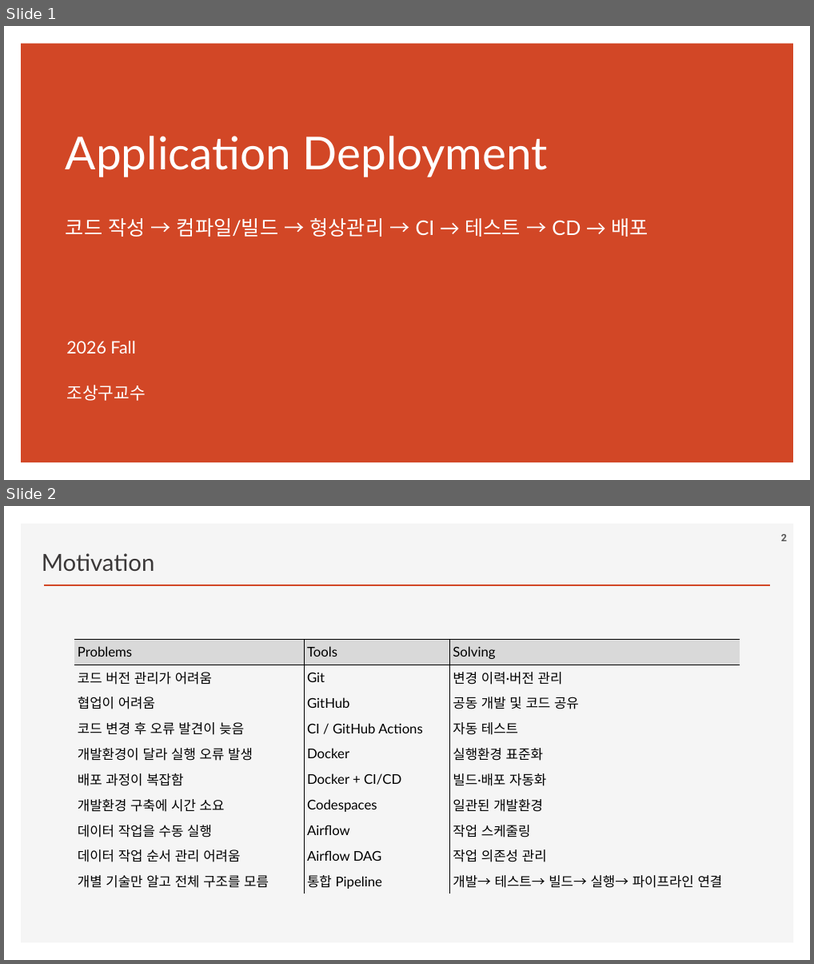
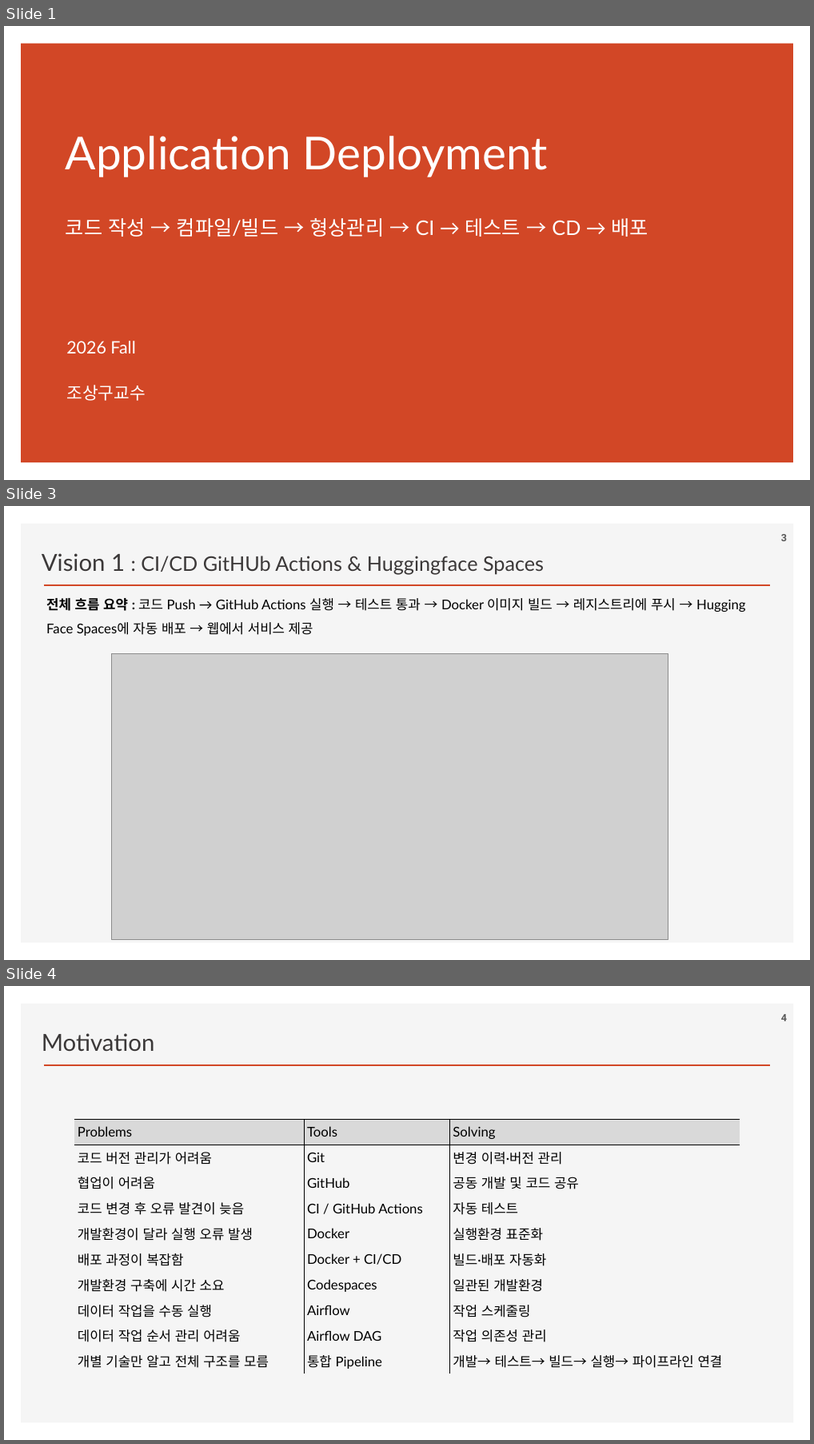
Before and after one commit to ancestor9/2026_Fall_AI-Workflow, a slide deck: PPTs/00_App Deployment.pptx. Shown one above the other, each under a label of ours: slides 1 and 2 before the commit, slides 1, 3 and 4 after it; the slides between them are not shown. The pictures are 814x964 and 814x1444 pixels, drawn with LibreOffice and Linux fonts; fonts in the diff are those of the drawing; grey boxes stand for pictures; background and template pictures are left out. Boxes give left, top, right and bottom in pixels: in the first picture for what was removed or moved away, otherwise in the second. Text is boxed around its words. In the diff, an @@ line names an element or a change of style, - is before the commit and + after.

```diff
--- a/PPTs/00_App Deployment.pptx
+++ b/PPTs/00_App Deployment.pptx
@@ slide 3 added at bbox=[4, 506, 810, 960], background #FFFFFF; not listed: 2 template elements that a slide beside it also shows @@
@@ text added at bbox=[42, 553, 544, 574], 24 pt, text #3B3838 @@
+Vision 1 : CI/CD GitHUb Actions & Huggingface Spaces
@@ page number added at bbox=[782, 534, 787, 541], 12 pt, text #595959, bold @@
+3
@@ text added at bbox=[46, 598, 746, 636], 16 pt, text #000000 @@
+전체 흐름 요약 : 코드 Push → GitHub Actions 실행 → 테스트 통과 → Docker 이미지 빌드 → 레지스트리에 푸시 → Hugging Face Spaces에 자동 배포 → 웹에서 서비스 제공
@@ picture added at bbox=[112, 654, 669, 939] @@
@@ what was slide 2 is now slide 4 @@
@@ page number at bbox=[782, 1014, 787, 1021]: text changed @@
-2
+4
```
Also in this commit, not shown: 5 other slides added.
